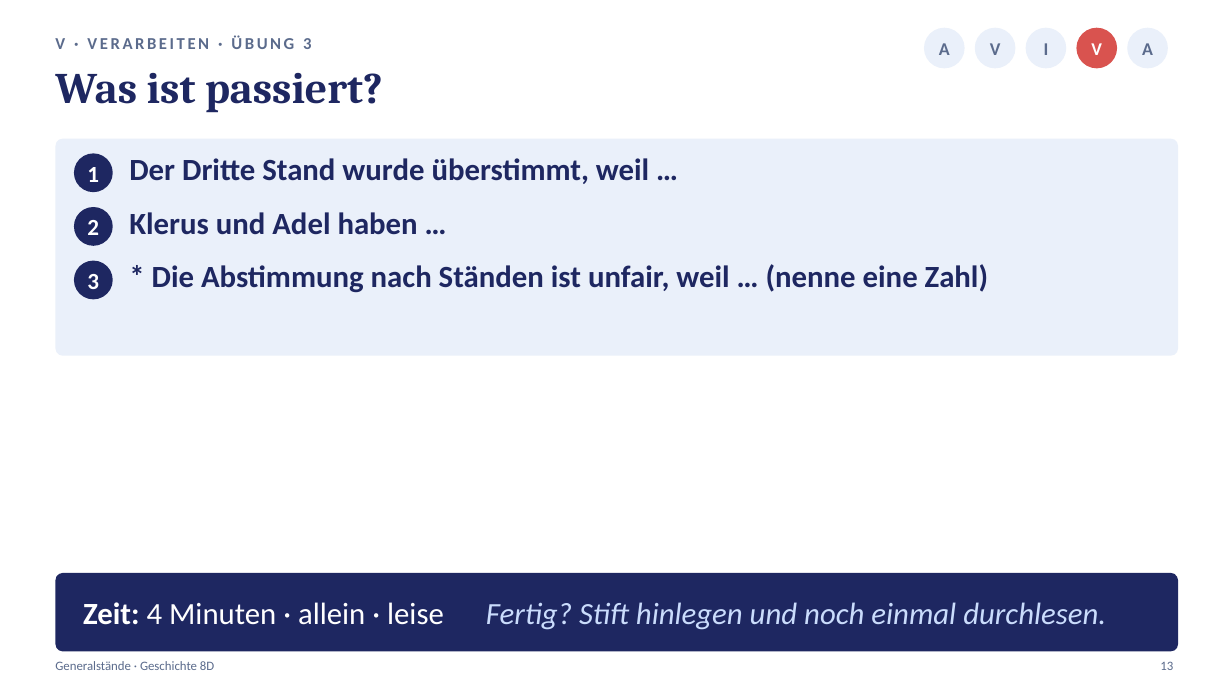
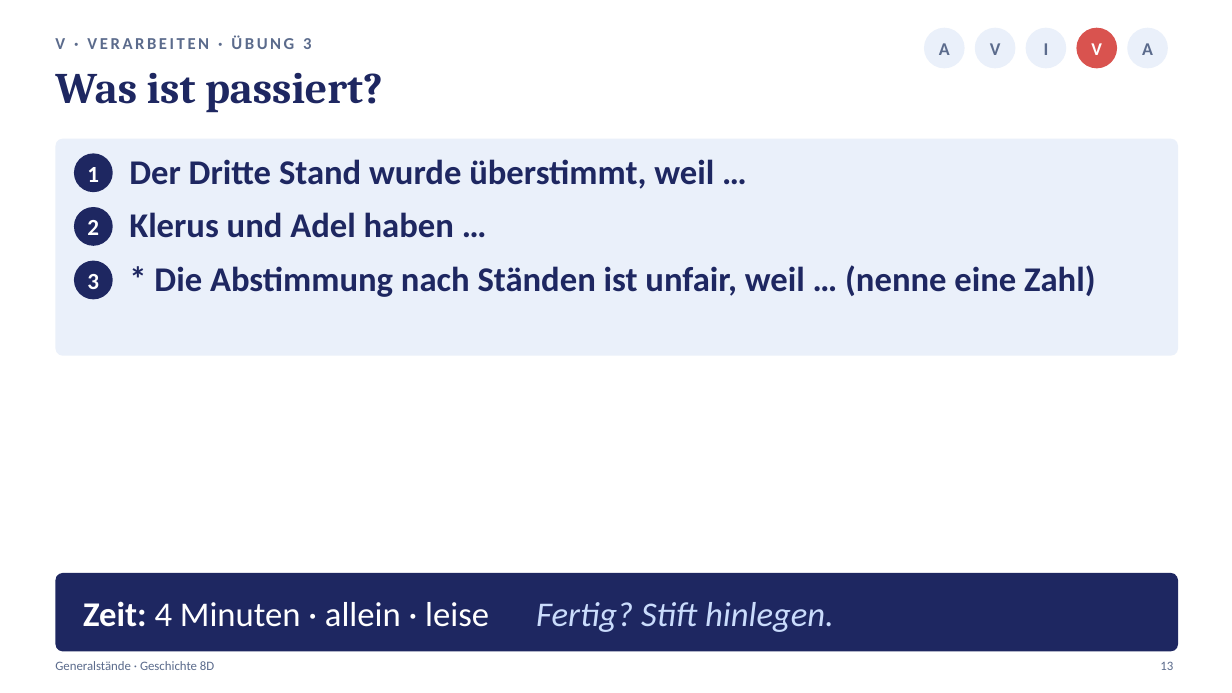
Before and after one commit to golzkonstantin-gif/Schule, a slide deck: slide 13 of Geschichte_8D/Generalstaende/Praesentation_Generalstaende_8D.pptx. Drawn at 1232x693 pixels with LibreOffice and Linux fonts; fonts in the diff are those of the drawing. Boxes give left, top, right and bottom in pixels: in the first picture for what was removed or moved away, otherwise in the second. Text is boxed around its words. In the diff, an @@ line names an element or a change of style, - is before the commit and + after.

```diff
--- a/Geschichte_8D/Generalstaende/Praesentation_Generalstaende_8D.pptx
+++ b/Geschichte_8D/Generalstaende/Praesentation_Generalstaende_8D.pptx
@@ size 24 to 27 pt in 3 elements at [129,159,714,189], [129,212,454,238], [154,265,1095,297] @@
@@ text at [83,601,834,632]: text changed; size 24 to 27 pt; text colour #CADCFC to #FFFFFF; italic off @@
-Zeit: 4 Minuten · allein · leise Fertig? Stift hinlegen und noch einmal durchlesen.
+Zeit: 4 Minuten · allein · leise Fertig? Stift hinlegen.
```
Also in this commit, not shown: 17 other slides changed, 21 other files.
